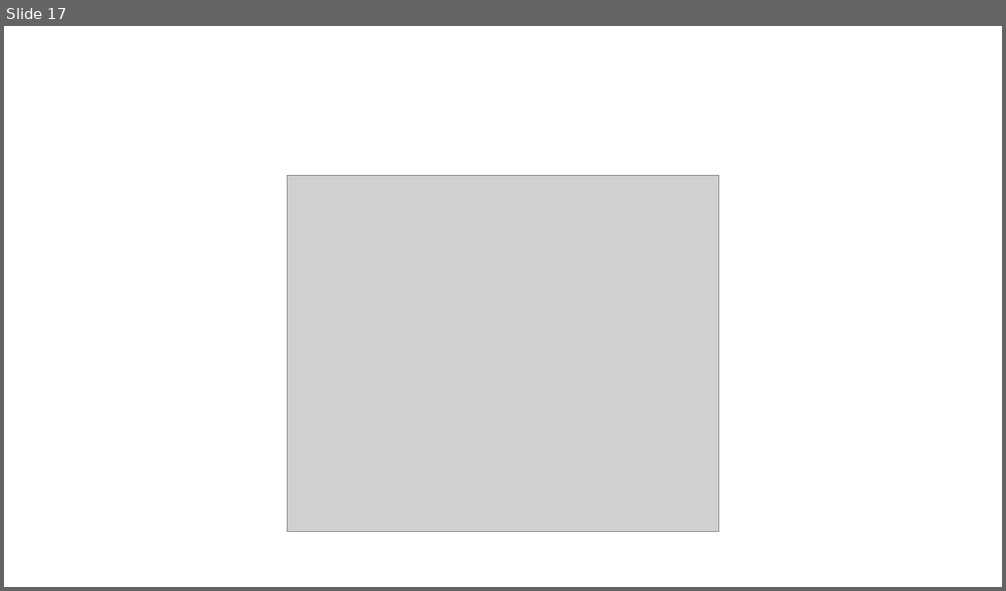
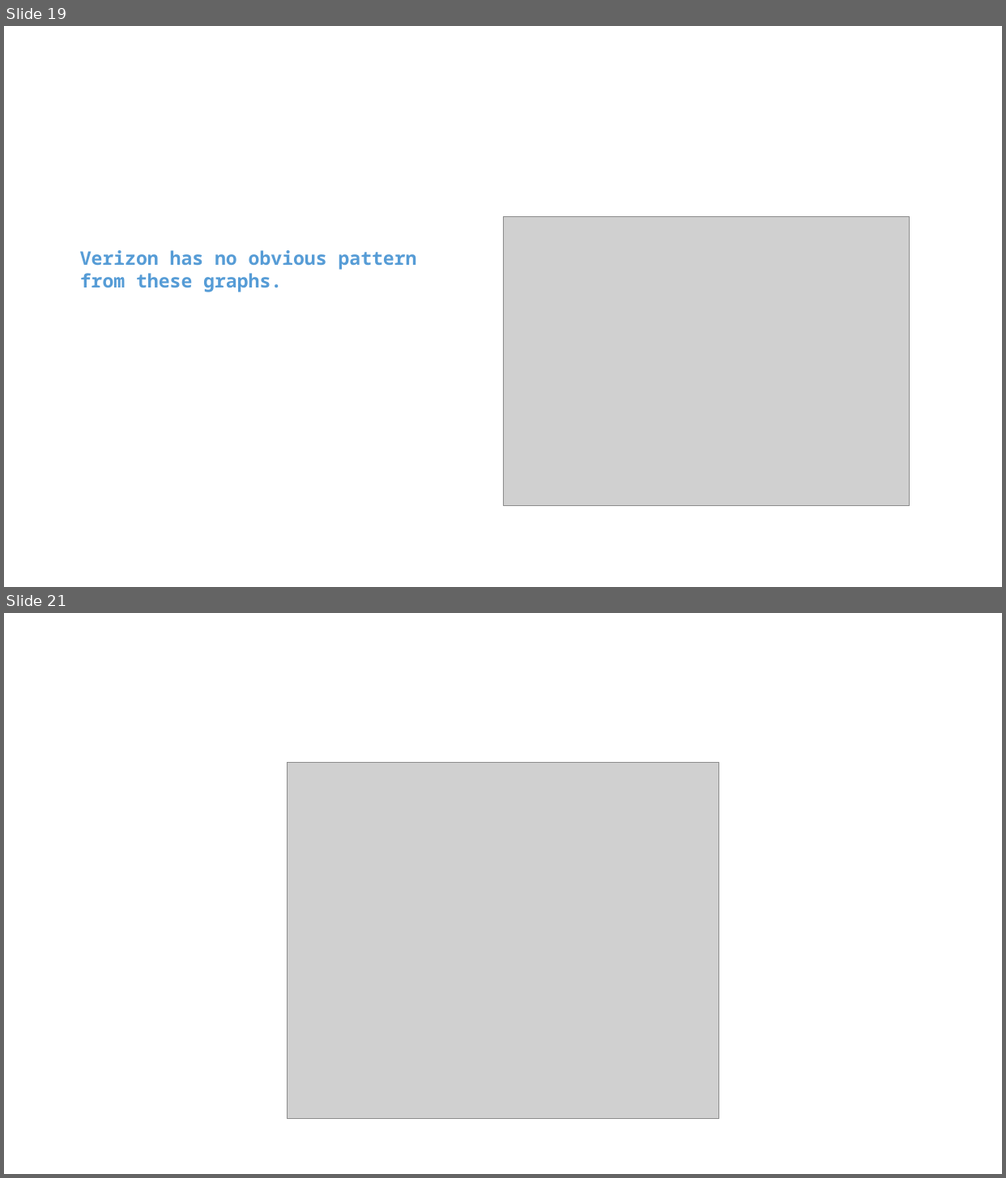
Before and after one commit to mssubaiti/Project1_Group1, a slide deck: presentation.pptx. Shown one above the other, each under a label of ours: slide 17 before the commit, slides 19 and 21 after it; the slides between them are not shown. The pictures are 1006x591 and 1006x1178 pixels, drawn with LibreOffice and Linux fonts; fonts in the diff are those of the drawing; grey boxes stand for pictures. Boxes give left, top, right and bottom in pixels: in the first picture for what was removed or moved away, otherwise in the second. Text is boxed around its words. In the diff, an @@ line names an element or a change of style, - is before the commit and + after.

```diff
--- a/presentation.pptx
+++ b/presentation.pptx
@@ slide 19 added at [4, 26, 1002, 587], background #FFFFFF @@
@@ picture added at [503, 217, 910, 506] @@
@@ text added at [80, 250, 417, 292], 18 pt, text #569CD6, bold @@
+Verizon has no obvious pattern from these graphs.
@@ what was slide 17 is now slide 21 @@
```
Also in this commit, not shown: 6 slides changed, 12 other slides added, 9 slides removed, 6 other files.
